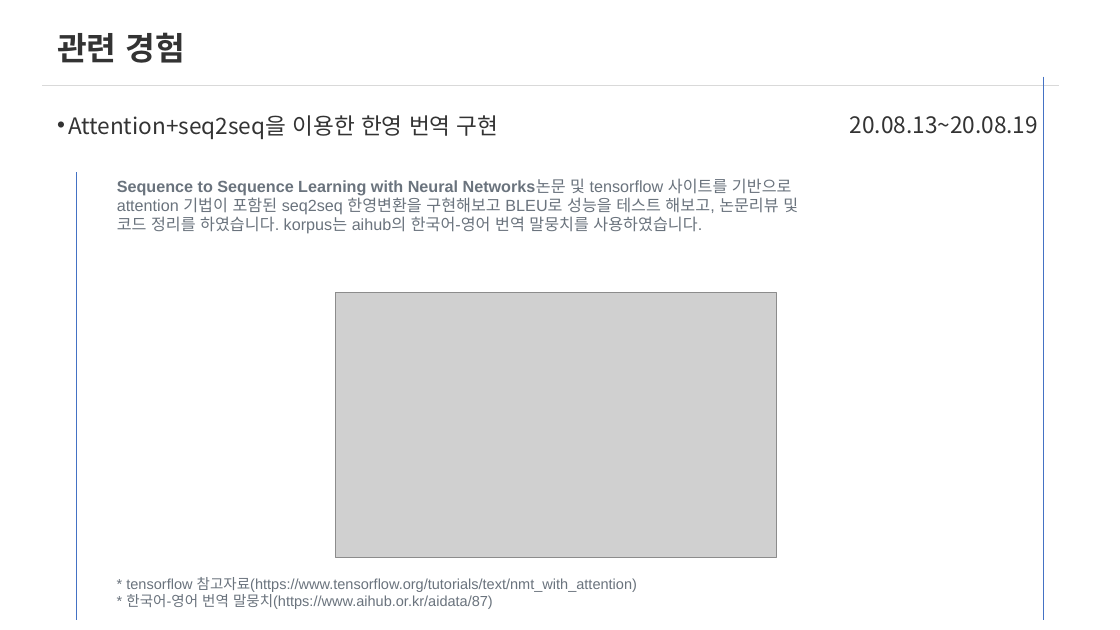
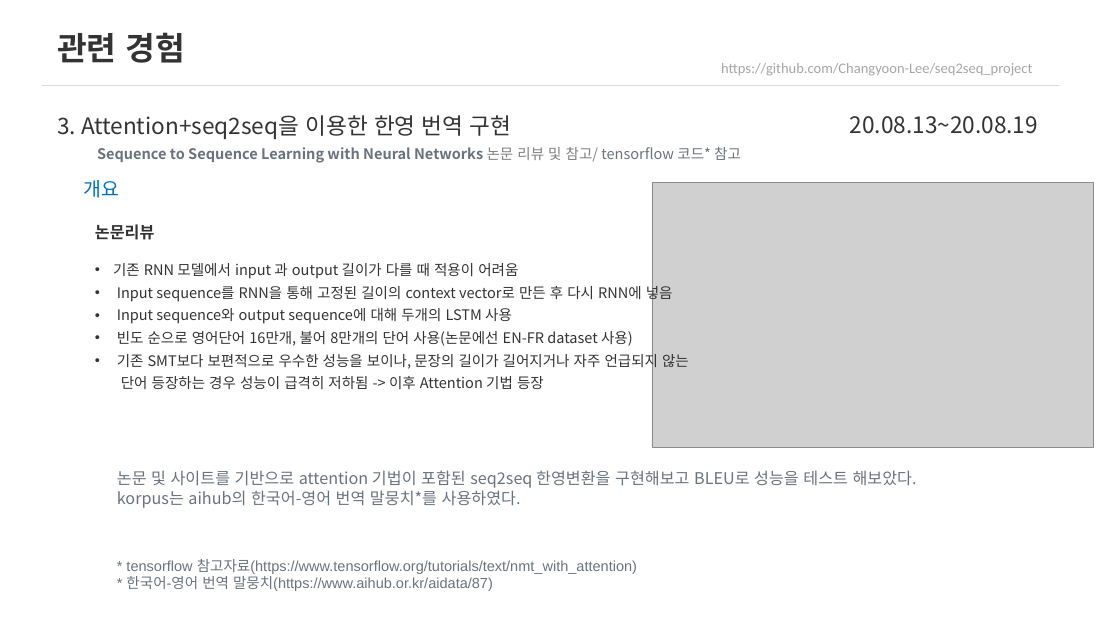
Before and after one commit to Changyoon-Lee/portfolio, a slide deck: slide 9 of 포트폴리오세부내용.pptx (slide 6 before the commit). Drawn at 1120x630 pixels with LibreOffice and Linux fonts; fonts in the diff are those of the drawing; grey boxes stand for pictures. Boxes give left, top, right and bottom in pixels: in the first picture for what was removed or moved away, otherwise in the second. Text is boxed around its words. In the diff, an @@ line names an element or a change of style, - is before the commit and + after.

```diff
--- a/포트폴리오세부내용.pptx
+++ b/포트폴리오세부내용.pptx
@@ text added at bbox=[721, 63, 1032, 76], 18 pt, text #A6A6A6 @@
+https://github.com/Changyoon-Lee/seq2seq_project
@@ line removed from (1043, 77) to (1043, 620) @@
@@ text at bbox=[57, 115, 512, 139]: text changed @@
-• Attention+seq2seq을 이용한 한영 번역 구현
+3. Attention+seq2seq을 이용한 한영 번역 구현
@@ text added at bbox=[97, 147, 741, 163], 18 pt, text #6A737D, bold @@
+Sequence to Sequence Learning with Neural Networks 논문 리뷰 및 참고/ tensorflow 코드* 참고
@@ line removed from (76, 173) to (76, 620) @@
@@ text added at bbox=[83, 180, 119, 198], 24 pt, text #0070C0 @@
+개요
@@ picture: place and size @@
-picture at bbox=[335, 293, 776, 558]
+picture at bbox=[652, 183, 1093, 448]
@@ text added at bbox=[95, 224, 689, 389], 18 pt, text #333333 @@
+논문리뷰
+• 기존 RNN 모델에서 input 과 output 길이가 다를 때 적용이 어려움
+• Input sequence를 RNN을 통해 고정된 길이의 context vector로 만든 후 다시 RNN에 넣음
+• Input sequence와 output sequence에 대해 두개의 LSTM 사용
+• 빈도 순으로 영어단어 16만개, 불어 8만개의 단어 사용(논문에선 EN-FR dataset 사용)
+• 기존 SMT보다 보편적으로 우수한 성능을 보이나, 문장의 길이가 길어지거나 자주 언급되지 않는
+  단어 등장하는 경우 성능이 급격히 저하됨 -> 이후 Attention 기법 등장
@@ text at bbox=[117, 470, 917, 508]: text changed; font Arial to Noto Sans CJK KR @@
-Sequence to Sequence Learning with Neural Networks논문 및 tensorflow 사이트를 기반으로 attention 기법이 포함된 seq2seq 한영변환을 구현해보고 BLEU로 성능을 테스트 해보고, 논문리뷰 및 코드 정리를 하였습니다. korpus는 aihub의 한국어-영어 번역 말뭉치를 사용하였습니다.
+논문 및 사이트를 기반으로 attention 기법이 포함된 seq2seq 한영변환을 구현해보고 BLEU로 성능을 테스트 해보았다.
+korpus는 aihub의 한국어-영어 번역 말뭉치*를 사용하였다.
@@ text "* tensorflow 참고자료(https://www.tensorflow.org/tutorials/text/ ...": place and size @@
-text "* tensorflow 참고자료(https://www.tensorflow.org/tutorials/text/ ..." at bbox=[126, 577, 637, 609]
+text "* tensorflow 참고자료(https://www.tensorflow.org/tutorials/text/ ..." at bbox=[126, 559, 637, 591]
```
Also in this commit, not shown: 12 other slides changed, 5 slides added.
